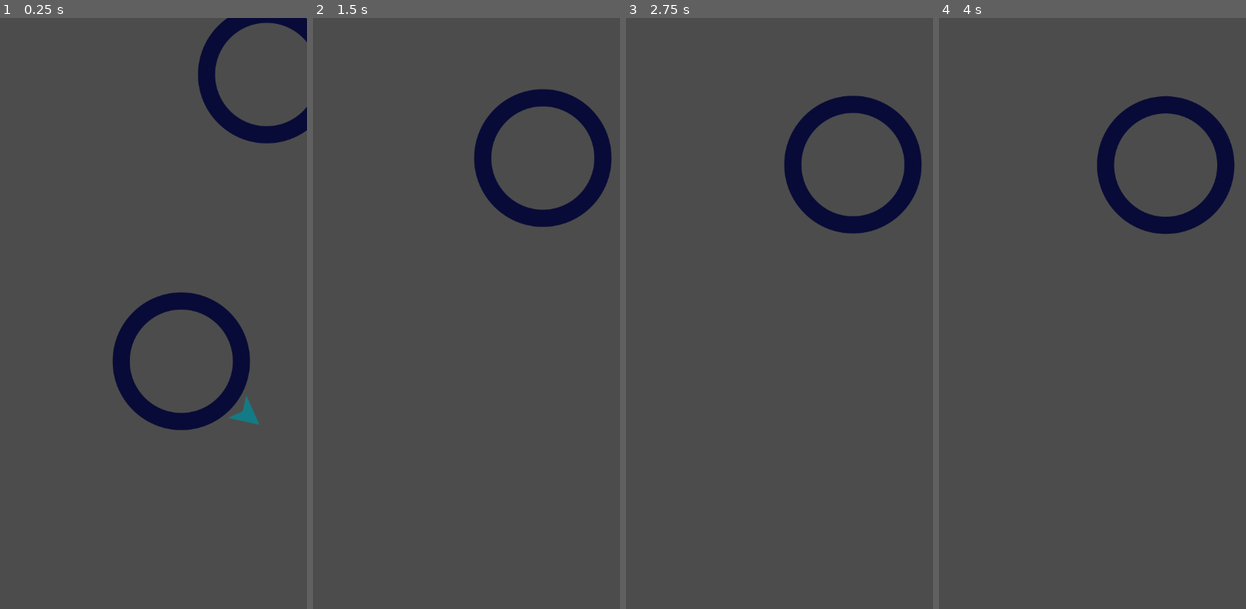
Above: before the commit, frames 1-4 (left to right).
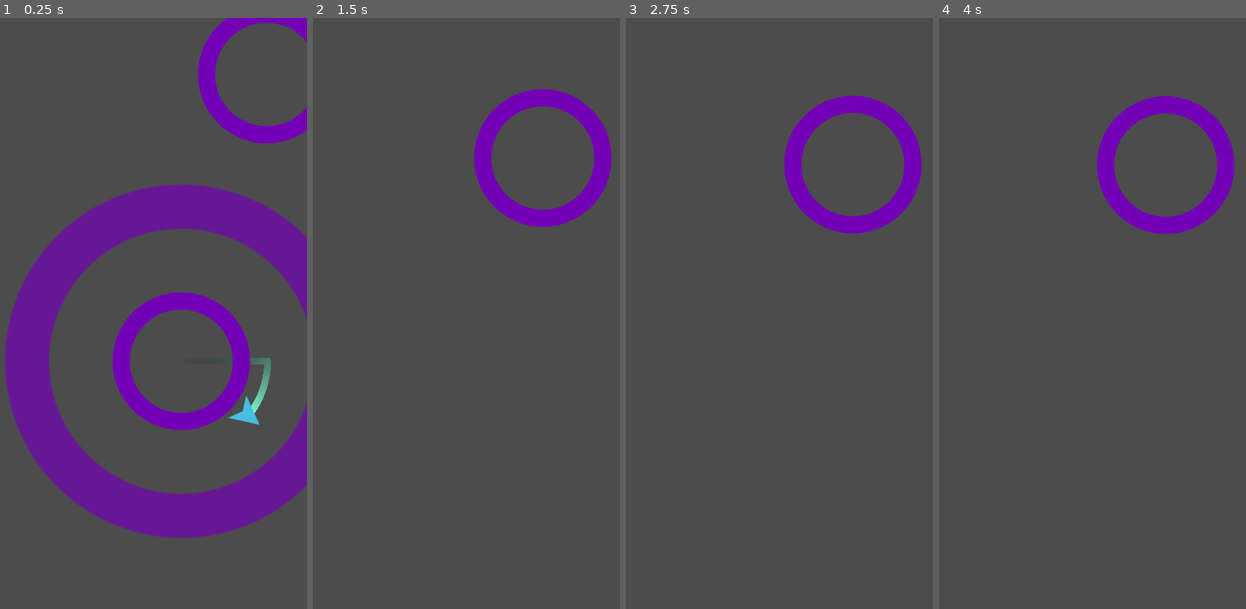
Above: after the commit, the same moments.

Repository: iustin-nita/Godot-Mobile-Game
Game: Godot game, scene res://Main.tscn
The game is run twice, just before and just after one commit, with the same random seed, the same clock (stepped at 60 frames per second) and the same inputs.
Inputs (mouse positions are in pixels of both pictures, inside the frame that each line leads up to):
- Up to frame 1 (0.25 s): no input
- Up to frame 2 (1.5 s): move the mouse to (527, 283) at 0.52 s; click (527, 283) at 0.67 s; move the mouse to (386, 343) at 1.27 s; click (386, 343) at 1.42 s
- Up to frame 3 (2.75 s): move the mouse to (800, 183) at 2.02 s; click (800, 183) at 2.17 s
- Up to frame 4 (4 s): move the mouse to (1064, 431) at 2.77 s; click (1064, 431) at 2.92 s; tap Enter at 3.5 s; move the mouse to (1178, 402) at 3.52 s; click (1178, 402) at 3.67 s

The runs differ from the first frame. In frame 1, 26% of the frame differs, in the area x 1-100%, y 0-88%; in frame 2, 3.7%; in frame 3, 3.7%; in frame 4, 3.7%.

Commit message:
add trail animation

Diff:
--- a/Main.gd
+++ b/Main.gd
@@ -29,6 +29,7 @@
 
 func _on_Jumper_captured(object):
 	$Camera2D.position = object.position
+	object.capture()
 	# can't call directly spawn_circle() because we are
 	# changing the physics state during physics processing
 	call_deferred("spawn_circle")
--- a/objects/Circle.gd
+++ b/objects/Circle.gd
@@ -22,3 +22,6 @@
 	$AnimationPlayer.play("implode")
 	yield($AnimationPlayer, "animation_finished")
 	queue_free()
+
+func capture():
+	$AnimationPlayer.play("capture")
--- a/objects/Circle.tscn
+++ b/objects/Circle.tscn
@@ -1,18 +1,57 @@
-[gd_scene load_steps=7 format=2]
+[gd_scene load_steps=8 format=2]
 
 [ext_resource path="res://assets/images/circle1_n.png" type="Texture" id=1]
 [ext_resource path="res://objects/color.shader" type="Shader" id=2]
 [ext_resource path="res://objects/Circle.gd" type="Script" id=3]
 
-[sub_resource type="ShaderMaterial" id=2]
+[sub_resource type="ShaderMaterial" id=1]
 shader = ExtResource( 2 )
-shader_param/color = Color( 0.0352941, 0.0470588, 0.219608, 1 )
+shader_param/color = Color( 0.454902, 0, 0.721569, 1 )
 
-[sub_resource type="CircleShape2D" id=1]
+[sub_resource type="CircleShape2D" id=2]
 radius = 133.955
 
 [sub_resource type="Animation" id=3]
-resource_name = "implode"
+resource_name = "capture"
+length = 0.5
+tracks/0/type = "value"
+tracks/0/path = NodePath("SpriteEffect:scale")
+tracks/0/interp = 1
+tracks/0/loop_wrap = true
+tracks/0/imported = false
+tracks/0/enabled = true
+tracks/0/keys = {
+"times": PoolRealArray( 0, 0.5 ),
+"transitions": PoolRealArray( 4.14106, 1 ),
+"update": 0,
+"values": [ Vector2( 2, 2 ), Vector2( 1e-05, 1e-05 ) ]
+}
+tracks/1/type = "value"
+tracks/1/path = NodePath("SpriteEffect:modulate")
+tracks/1/interp = 1
+tracks/1/loop_wrap = true
+tracks/1/imported = false
+tracks/1/enabled = true
+tracks/1/keys = {
+"times": PoolRealArray( 0, 0.5 ),
+"transitions": PoolRealArray( 1, 1 ),
+"update": 0,
+"values": [ Color( 1, 1, 1, 1 ), Color( 1, 1, 1, 0.329412 ) ]
+}
+tracks/2/type = "value"
+tracks/2/path = NodePath("SpriteEffect:visible")
+tracks/2/interp = 1
+tracks/2/loop_wrap = true
+tracks/2/imported = false
+tracks/2/enabled = true
+tracks/2/keys = {
+"times": PoolRealArray( 0 ),
+"transitions": PoolRealArray( 1 ),
+"update": 1,
+"values": [ true ]
+}
+
+[sub_resource type="Animation" id=4]
 length = 0.4
 tracks/0/type = "value"
 tracks/0/path = NodePath(".:scale")
@@ -43,11 +82,17 @@
 script = ExtResource( 3 )
 
 [node name="Sprite" type="Sprite" parent="."]
-material = SubResource( 2 )
+material = SubResource( 1 )
+texture = ExtResource( 1 )
+
+[node name="SpriteEffect" type="Sprite" parent="."]
+visible = false
+material = SubResource( 1 )
+scale = Vector2( 2, 2 )
 texture = ExtResource( 1 )
 
 [node name="CollisionShape2D" type="CollisionShape2D" parent="."]
-shape = SubResource( 1 )
+shape = SubResource( 2 )
 
 [node name="Pivot" type="Node2D" parent="."]
 
@@ -55,4 +100,5 @@
 position = Vector2( 150, 0 )
 
 [node name="AnimationPlayer" type="AnimationPlayer" parent="."]
-anims/implode = SubResource( 3 )
+anims/capture = SubResource( 3 )
+anims/implode = SubResource( 4 )
--- a/objects/Jumper.gd
+++ b/objects/Jumper.gd
@@ -2,9 +2,11 @@
 
 signal captured
 
+onready var trail = $Trail/Points
 var velocity = Vector2(100,0) # start value for testing
 var jump_speed = 1000
 var target = null # if we're on a circle
+var trail_length = 25
 
 func _unhandled_input(event):
 	if (target && event is InputEventScreenTouch && event.pressed):
@@ -23,6 +25,10 @@
 
 # Called every frame. 'delta' is the elapsed time since the previous frame.
 func _physics_process(delta):
+	if trail.points.size() > trail_length:
+		trail.remove_point(0)
+	trail.add_point(position)
+
 	if target:
 		transform = target.orbit_position.global_transform
 	else:
--- a/objects/Jumper.tscn
+++ b/objects/Jumper.tscn
@@ -1,18 +1,21 @@
-[gd_scene load_steps=5 format=2]
+[gd_scene load_steps=6 format=2]
 
 [ext_resource path="res://assets/images/jumper.png" type="Texture" id=1]
 [ext_resource path="res://objects/Jumper.gd" type="Script" id=2]
 [ext_resource path="res://objects/color.shader" type="Shader" id=3]
 
-[sub_resource type="ShaderMaterial" id=2]
+[sub_resource type="ShaderMaterial" id=1]
 shader = ExtResource( 3 )
-shader_param/color = Color( 0.0784314, 0.486275, 0.52549, 1 )
+shader_param/color = Color( 0.282353, 0.74902, 0.890196, 1 )
+
+[sub_resource type="Gradient" id=2]
+colors = PoolColorArray( 0, 0, 0, 0, 0.501961, 1, 0.858824, 1 )
 
 [node name="Jumper" type="Area2D"]
 script = ExtResource( 2 )
 
 [node name="Sprite" type="Sprite" parent="."]
-material = SubResource( 2 )
+material = SubResource( 1 )
 rotation = 1.5708
 texture = ExtResource( 1 )
 
@@ -21,4 +24,13 @@
 polygon = PoolVector2Array( 20.6127, 0.0503044, -20.1459, 20.9864, -19.8931, -21.2243 )
 
 [node name="VisibilityNotifier2D" type="VisibilityNotifier2D" parent="."]
+
+[node name="Trail" type="Node" parent="."]
+
+[node name="Points" type="Line2D" parent="Trail"]
+z_index = -1
+gradient = SubResource( 2 )
+joint_mode = 2
+begin_cap_mode = 2
+end_cap_mode = 2
 [connection signal="area_entered" from="." to="." method="_on_Jumper_area_entered"]
